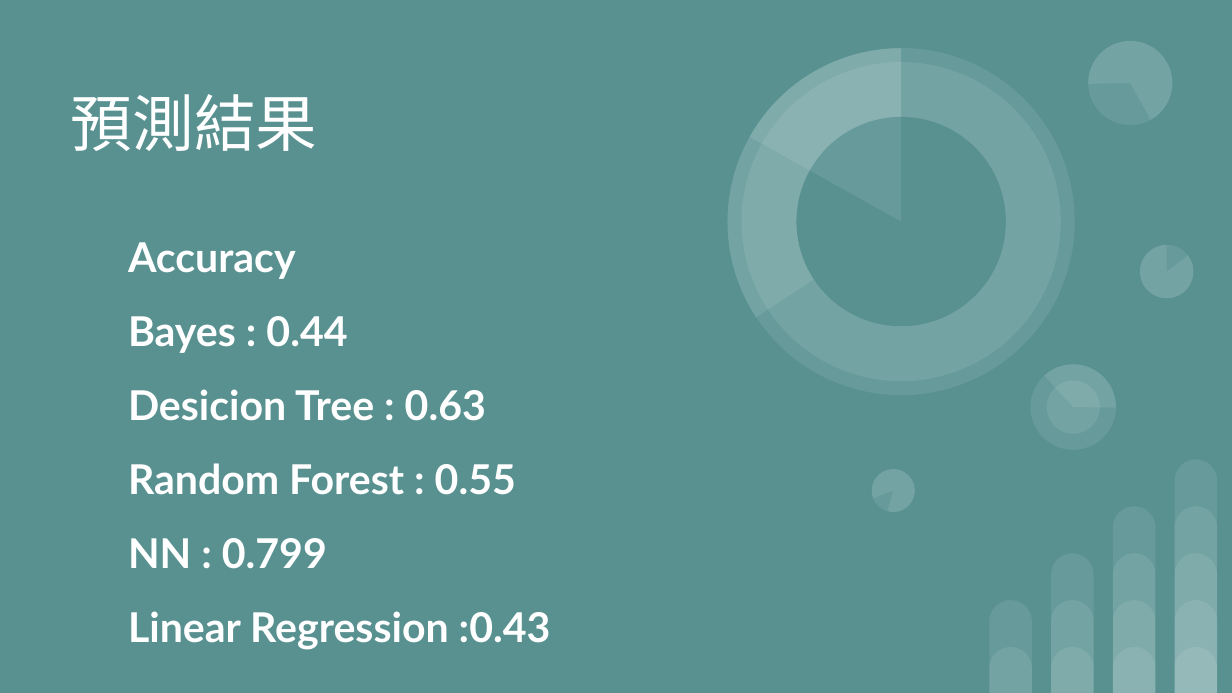
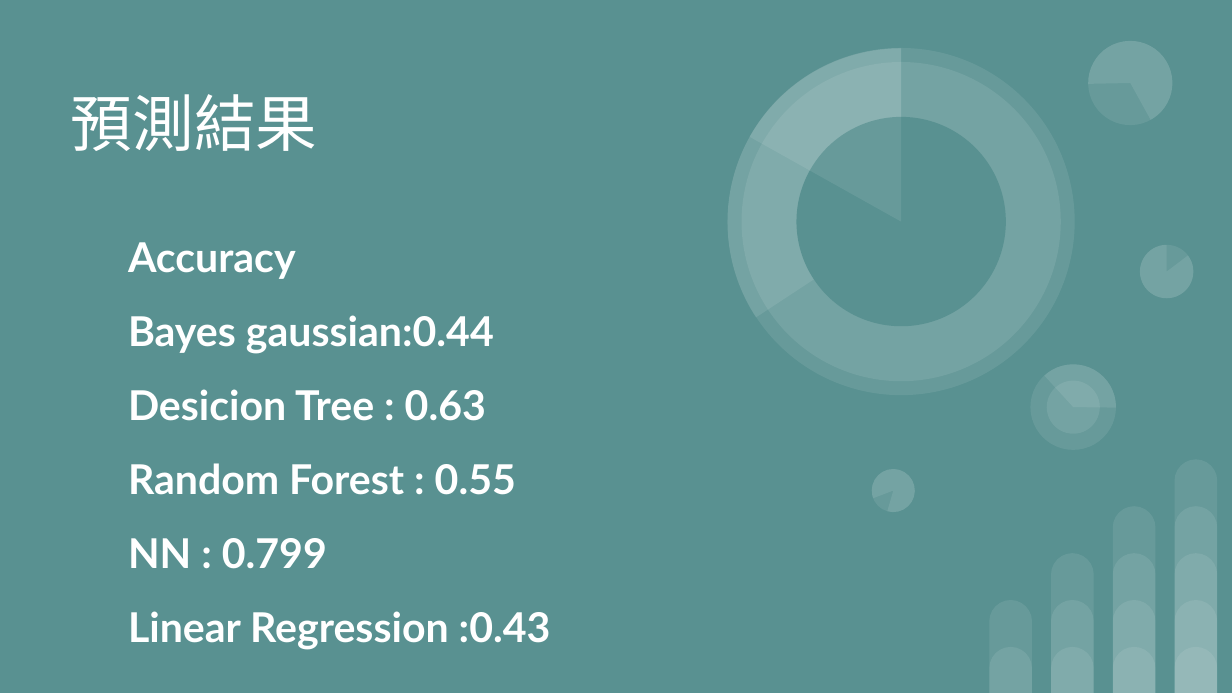
Before and after one commit to HardworkingSnowman/nctu_ML, a slide deck: slide 11 of report.pptx. Drawn at 1232x693 pixels with LibreOffice and Linux fonts; fonts in the diff are those of the drawing. Boxes give left, top, right and bottom in pixels: in the first picture for what was removed or moved away, otherwise in the second. Text is boxed around its words. In the diff, an @@ line names an element or a change of style, - is before the commit and + after.

Commit message:
ppt

```diff
--- a/report.pptx
+++ b/report.pptx
@@ text at (x1=128, y1=315, x2=494, y2=354): text changed @@
-Bayes : 0.44
+Bayes gaussian:0.44
```
